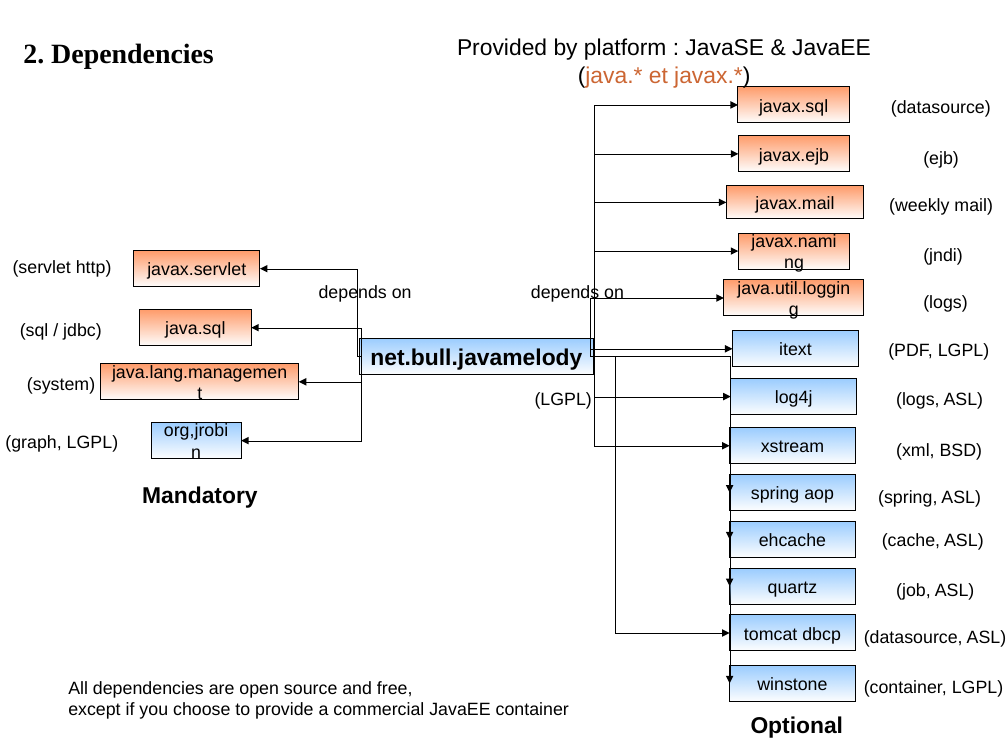
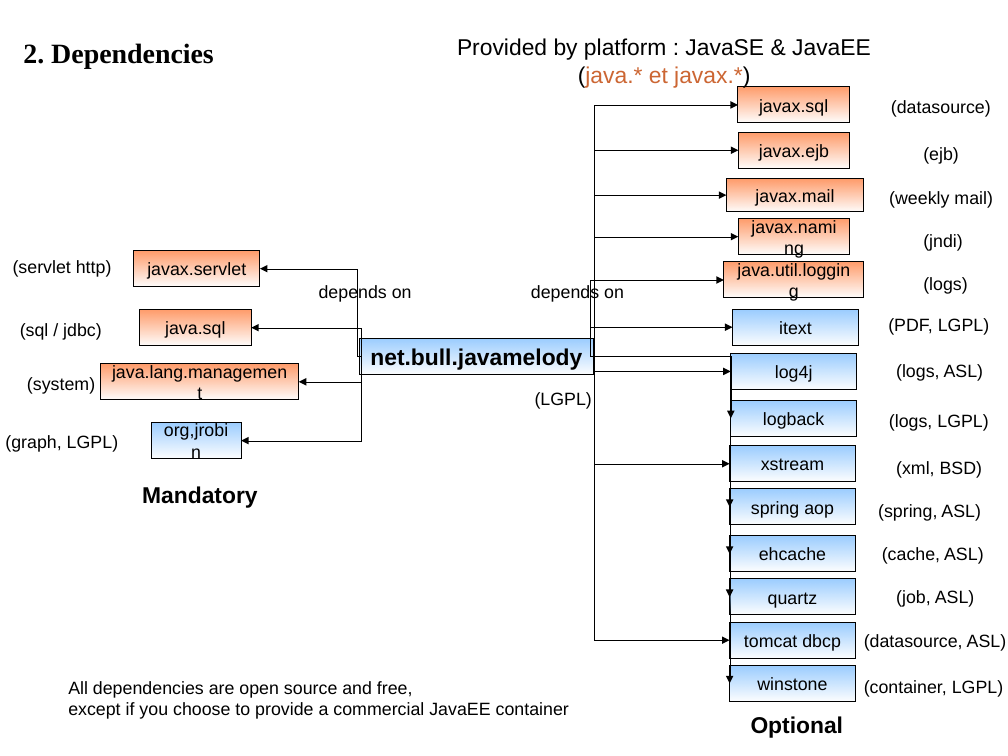
Before and after one commit to saschagrebe/javamelody, a slide deck: slide 2 of javamelody-core/src/site/resources/Map.odp. Drawn at 1008x756 pixels with LibreOffice and Linux fonts; fonts in the diff are those of the drawing. Boxes give left, top, right and bottom in pixels: in the first picture for what was removed or moved away, otherwise in the second. Text is boxed around its words. In the diff, an @@ line names an element or a change of style, - is before the commit and + after.

Commit message:
ajout dépendance optionnelle logback

```diff
--- a/javamelody-core/src/site/resources/Map.odp
+++ b/javamelody-core/src/site/resources/Map.odp
@@ elbow arrow moved from (594, 357) - (739, 154) to (594, 357) - (739, 150) @@
@@ rectangle "javax.mail": place and size @@
-rectangle "javax.mail" at (726, 186, 863, 219)
+rectangle "javax.mail" at (726, 178, 863, 211)
@@ elbow arrow moved from (594, 357) - (726, 202) to (594, 357) - (726, 195) @@
@@ 2 texts, 1 rectangle: place and size @@
-2 texts, 1 rectangle at (739, 136, 993, 215)
+2 texts, 1 rectangle at (739, 133, 993, 208)
@@ elbow arrow moved from (594, 357) - (739, 252) to (594, 357) - (739, 237) @@
@@ rectangle "javax.naming": place and size @@
-rectangle "javax.naming" at (739, 233, 851, 269)
+rectangle "javax.naming" at (739, 219, 851, 254)
@@ text "(jndi)": place and size @@
-text "(jndi)" at (923, 248, 963, 265)
+text "(jndi)" at (923, 234, 963, 251)
@@ elbow arrow moved from (594, 357) - (724, 298) to (594, 357) - (724, 280) @@
@@ elbow arrow moved from (594, 356) - (733, 349) to (594, 356) - (733, 327) @@
@@ 2 rectangles, 1 text: place and size @@
-2 rectangles, 1 text at (724, 280, 967, 367)
+2 rectangles, 1 text at (724, 262, 967, 345)
@@ text "(PDF, LGPL)": place and size @@
-text "(PDF, LGPL)" at (888, 343, 989, 360)
+text "(PDF, LGPL)" at (888, 318, 989, 335)
@@ elbow arrow moved from (594, 356) - (730, 633) to (594, 356) - (730, 640) @@
@@ elbow arrow moved from (594, 357) - (730, 586) to (594, 357) - (730, 597) @@
@@ elbow arrow moved from (594, 357) - (730, 540) to (594, 357) - (730, 554) @@
@@ elbow arrow moved from (594, 357) - (730, 493) to (594, 357) - (730, 507) @@
@@ elbow arrow moved from (594, 356) - (730, 446) to (594, 356) - (730, 464) @@
@@ elbow arrow moved from (594, 356) - (731, 397) to (594, 356) - (731, 371) @@
@@ elbow arrow added from (594, 357) to (731, 418), #000000 0 pt @@
@@ rectangle "log4j": place and size @@
-rectangle "log4j" at (731, 379, 857, 414)
+rectangle "log4j" at (731, 353, 857, 389)
@@ text "(logs, ASL)": place and size @@
-text "(logs, ASL)" at (896, 392, 984, 409)
+text "(logs, ASL)" at (896, 364, 984, 381)
@@ rectangle added at (731, 401, 857, 436), fill gradient #99CCFF, outline #000000 0 pt, 14 pt, text #000000 @@
+logback
@@ text added at (889, 414, 988, 431), 14 pt, text #000000 @@
+(logs, LGPL)
@@ 3 rectangles, 2 texts: place and size @@
-3 rectangles, 2 texts at (730, 428, 984, 557)
+3 rectangles, 2 texts at (730, 445, 984, 572)
@@ text "(xml, BSD)": place and size @@
-text "(xml, BSD)" at (896, 443, 983, 460)
+text "(xml, BSD)" at (896, 461, 983, 478)
@@ rectangle "quartz": place and size @@
-rectangle "quartz" at (730, 568, 856, 604)
+rectangle "quartz" at (730, 579, 856, 615)
@@ text "(job, ASL)": place and size @@
-text "(job, ASL)" at (896, 583, 975, 600)
+text "(job, ASL)" at (896, 590, 975, 607)
@@ rectangle "tomcat dbcp": place and size @@
-rectangle "tomcat dbcp" at (730, 616, 856, 651)
+rectangle "tomcat dbcp" at (730, 622, 856, 658)
@@ text "(datasource, ASL)": place and size @@
-text "(datasource, ASL)" at (864, 630, 1007, 647)
+text "(datasource, ASL)" at (864, 634, 1007, 651)
```
